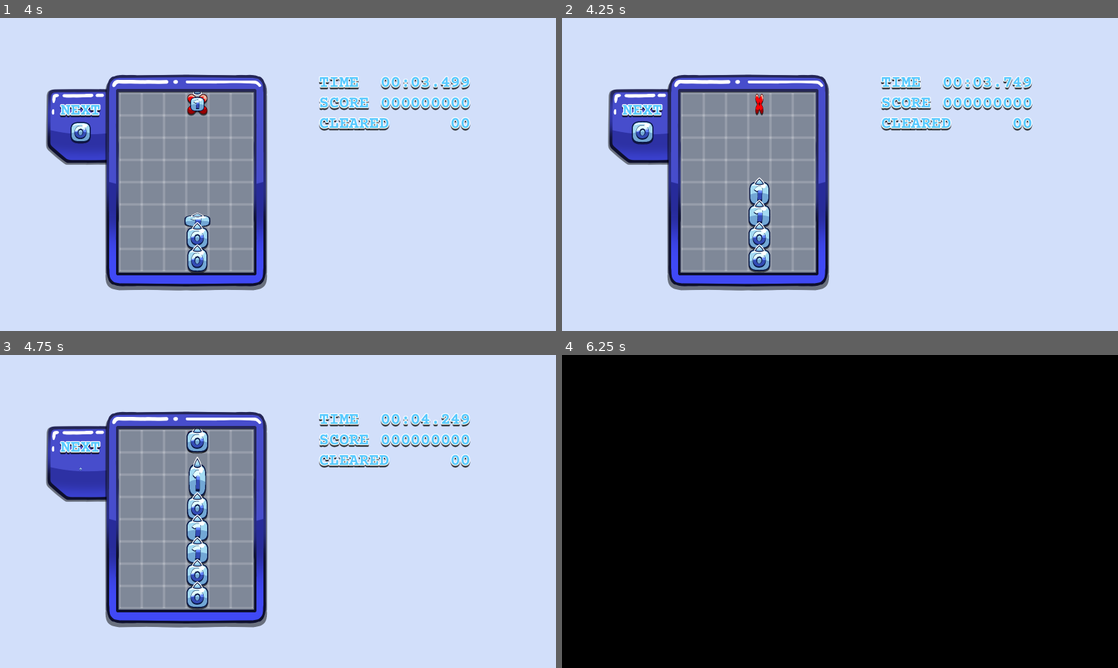
Above: before the commit, frames 1-4 (two rows, left to right).
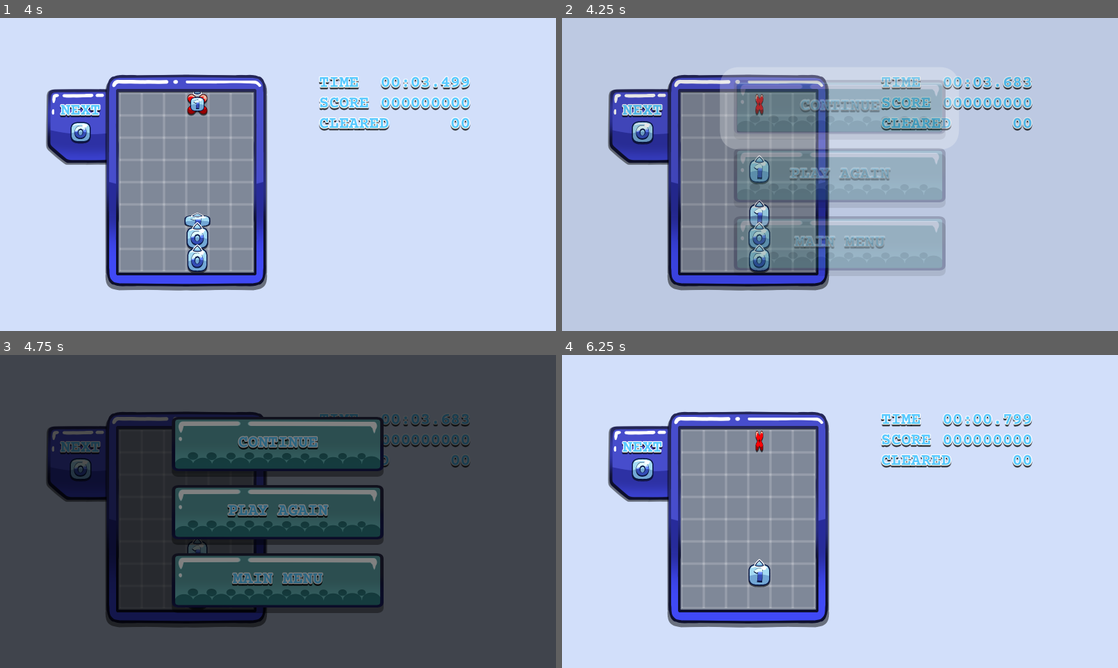
Above: after the commit, the same moments.

Repository: Kuma-Boo/cs-club-buster
Game: Godot game, scene res://scene/mode/endless.tscn
Two runs of this game, one before a commit and one after it. Both use one fixed random seed, a clock stepped at 60 frames per second and the inputs below.
Inputs:
- Up to frame 1 (4 s): tap Enter (ui_accept) at 0.5, 0.6, 0.77, 1.07, 1.35, 1.52, 1.82, 2.1, 2.85, 3.02, 3.32, 3.6, 3.77 s; hold Up (ui_up) 0.53-1.28 s; hold Down (ui_down) 1.28-2.03 s; hold Up (ui_up) 2.03-3.53 s; hold Down (ui_down) from 3.53 s (still down)
- Up to frame 2 (4.25 s): keep holding Down (ui_down); tap Enter (ui_accept) at 4.07 s; tap Escape (pause, bound only after the commit) at 4.15 s
- Up to frame 3 (4.75 s): keep holding Down (ui_down); tap Enter (ui_accept) at 4.35, 4.52 s
- Up to frame 4 (6.25 s): tap Enter (ui_accept) at 4.82, 5.1, 5.85, 6.02 s; release Down (ui_down) at 5.78 s; hold Up (ui_up) from 5.78 s (still down)

Frame 1 is identical in both runs. In frame 2, 21% of the frame differs, in the area x 8-85%, y 18-88%; in frame 3, 100%; in frame 4, 100%, in the area x 0-100%, y 0-100%.

Commit message:
Add Pause Menu

Diff:
--- a/project.godot
+++ b/project.godot
@@ -114,3 +114,9 @@
 , Object(InputEventJoypadButton,"resource_local_to_scene":false,"resource_name":"","device":1,"button_index":9,"pressure":0.0,"pressed":true,"script":null)
 ]
 }
+pause={
+"deadzone": 0.2,
+"events": [Object(InputEventKey,"resource_local_to_scene":false,"resource_name":"","device":-1,"window_id":0,"alt_pressed":false,"shift_pressed":false,"ctrl_pressed":false,"meta_pressed":false,"pressed":false,"keycode":0,"physical_keycode":4194305,"key_label":0,"unicode":0,"location":0,"echo":false,"script":null)
+, Object(InputEventJoypadButton,"resource_local_to_scene":false,"resource_name":"","device":-1,"button_index":6,"pressure":0.0,"pressed":true,"script":null)
+]
+}
--- a/scene/menu/result_menu.tscn
+++ b/scene/menu/result_menu.tscn
@@ -22,7 +22,7 @@
 tracks/1/type = "value"
 tracks/1/imported = false
 tracks/1/enabled = true
-tracks/1/path = NodePath("Rematch/Glow:visible")
+tracks/1/path = NodePath("Options/Rematch/Glow:visible")
 tracks/1/interp = 1
 tracks/1/loop_wrap = true
 tracks/1/keys = {
@@ -34,7 +34,7 @@
 tracks/2/type = "value"
 tracks/2/imported = false
 tracks/2/enabled = true
-tracks/2/path = NodePath("Rematch/Glow:modulate")
+tracks/2/path = NodePath("Options/Rematch/Glow:modulate")
 tracks/2/interp = 1
 tracks/2/loop_wrap = true
 tracks/2/keys = {
@@ -46,7 +46,7 @@
 tracks/3/type = "value"
 tracks/3/imported = false
 tracks/3/enabled = true
-tracks/3/path = NodePath("MainMenu/Glow:visible")
+tracks/3/path = NodePath("Options/MainMenu/Glow:visible")
 tracks/3/interp = 1
 tracks/3/loop_wrap = true
 tracks/3/keys = {
@@ -58,7 +58,7 @@
 tracks/4/type = "value"
 tracks/4/imported = false
 tracks/4/enabled = true
-tracks/4/path = NodePath("MainMenu/Glow:modulate")
+tracks/4/path = NodePath("Options/MainMenu/Glow:modulate")
 tracks/4/interp = 1
 tracks/4/loop_wrap = true
 tracks/4/keys = {
@@ -70,7 +70,7 @@
 tracks/5/type = "value"
 tracks/5/imported = false
 tracks/5/enabled = true
-tracks/5/path = NodePath("MainMenu/Glow:scale")
+tracks/5/path = NodePath("Options/MainMenu/Glow:scale")
 tracks/5/interp = 1
 tracks/5/loop_wrap = true
 tracks/5/keys = {
@@ -82,7 +82,7 @@
 tracks/6/type = "value"
 tracks/6/imported = false
 tracks/6/enabled = true
-tracks/6/path = NodePath("Rematch/Glow:scale")
+tracks/6/path = NodePath("Options/Rematch/Glow:scale")
 tracks/6/interp = 1
 tracks/6/loop_wrap = true
 tracks/6/keys = {
@@ -103,6 +103,54 @@
 "update": 0,
 "values": [Color(0, 0, 0, 0)]
 }
+tracks/8/type = "value"
+tracks/8/imported = false
+tracks/8/enabled = true
+tracks/8/path = NodePath("Options/Continue/Glow:visible")
+tracks/8/interp = 1
+tracks/8/loop_wrap = true
+tracks/8/keys = {
+"times": PackedFloat32Array(0),
+"transitions": PackedFloat32Array(1),
+"update": 1,
+"values": [false]
+}
+tracks/9/type = "value"
+tracks/9/imported = false
+tracks/9/enabled = true
+tracks/9/path = NodePath("Options/Continue/Glow:visible")
+tracks/9/interp = 1
+tracks/9/loop_wrap = true
+tracks/9/keys = {
+"times": PackedFloat32Array(0.001),
+"transitions": PackedFloat32Array(1),
+"update": 1,
+"values": [false]
+}
+tracks/10/type = "value"
+tracks/10/imported = false
+tracks/10/enabled = true
+tracks/10/path = NodePath("Options/Continue/Glow:modulate")
+tracks/10/interp = 1
+tracks/10/loop_wrap = true
+tracks/10/keys = {
+"times": PackedFloat32Array(0),
+"transitions": PackedFloat32Array(1),
+"update": 0,
+"values": [Color(1, 1, 1, 1)]
+}
+tracks/11/type = "value"
+tracks/11/imported = false
+tracks/11/enabled = true
+tracks/11/path = NodePath("Options/Continue/Glow:scale")
+tracks/11/interp = 1
+tracks/11/loop_wrap = true
+tracks/11/keys = {
+"times": PackedFloat32Array(0),
+"transitions": PackedFloat32Array(1),
+"update": 0,
+"values": [Vector2(1, 1)]
+}
 
 [sub_resource type="Animation" id="Animation_4rjoa"]
 resource_name = "select"
@@ -111,7 +159,7 @@
 tracks/0/type = "value"
 tracks/0/imported = false
 tracks/0/enabled = true
-tracks/0/path = NodePath("Rematch/Glow:modulate")
+tracks/0/path = NodePath("Options/Rematch/Glow:modulate")
 tracks/0/interp = 1
 tracks/0/loop_wrap = true
 tracks/0/keys = {
@@ -123,7 +171,7 @@
 tracks/1/type = "value"
 tracks/1/imported = false
 tracks/1/enabled = true
-tracks/1/path = NodePath("MainMenu/Glow:modulate")
+tracks/1/path = NodePath("Options/MainMenu/Glow:modulate")
 tracks/1/interp = 1
 tracks/1/loop_wrap = true
 tracks/1/keys = {
@@ -135,7 +183,7 @@
 tracks/2/type = "value"
 tracks/2/imported = false
 tracks/2/enabled = true
-tracks/2/path = NodePath("MainMenu/Glow:scale")
+tracks/2/path = NodePath("Options/MainMenu/Glow:scale")
 tracks/2/interp = 1
 tracks/2/loop_wrap = true
 tracks/2/keys = {
@@ -147,7 +195,7 @@
 tracks/3/type = "value"
 tracks/3/imported = false
 tracks/3/enabled = true
-tracks/3/path = NodePath("Rematch/Glow:scale")
+tracks/3/path = NodePath("Options/Rematch/Glow:scale")
 tracks/3/interp = 1
 tracks/3/loop_wrap = true
 tracks/3/keys = {
@@ -190,7 +238,7 @@
 tracks/0/type = "value"
 tracks/0/imported = false
 tracks/0/enabled = true
-tracks/0/path = NodePath("Rematch/Glow:visible")
+tracks/0/path = NodePath("Options/Continue/Glow:visible")
 tracks/0/interp = 1
 tracks/0/loop_wrap = true
 tracks/0/keys = {
@@ -202,7 +250,7 @@
 tracks/1/type = "value"
 tracks/1/imported = false
 tracks/1/enabled = true
-tracks/1/path = NodePath("Rematch/Glow:modulate")
+tracks/1/path = NodePath("Options/Continue/Glow:modulate")
 tracks/1/interp = 1
 tracks/1/loop_wrap = true
 tracks/1/keys = {
@@ -214,10 +262,22 @@
 tracks/2/type = "value"
 tracks/2/imported = false
 tracks/2/enabled = true
-tracks/2/path = NodePath("MainMenu/Glow:visible")
+tracks/2/path = NodePath("Options/Rematch/Glow:visible")
 tracks/2/interp = 1
 tracks/2/loop_wrap = true
 tracks/2/keys = {
+"times": PackedFloat32Array(0),
+"transitions": PackedFloat32Array(1),
+"update": 1,
+"values": [false]
+}
+tracks/3/type = "value"
+tracks/3/imported = false
+tracks/3/enabled = true
+tracks/3/path = NodePath("Options/MainMenu/Glow:visible")
+tracks/3/interp = 1
+tracks/3/loop_wrap = true
+tracks/3/keys = {
 "times": PackedFloat32Array(0),
 "transitions": PackedFloat32Array(1),
 "update": 1,
@@ -231,7 +291,7 @@
 tracks/0/type = "value"
 tracks/0/imported = false
 tracks/0/enabled = true
-tracks/0/path = NodePath("MainMenu/Glow:visible")
+tracks/0/path = NodePath("Options/Rematch/Glow:visible")
 tracks/0/interp = 1
 tracks/0/loop_wrap = true
 tracks/0/keys = {
@@ -243,7 +303,7 @@
 tracks/1/type = "value"
 tracks/1/imported = false
 tracks/1/enabled = true
-tracks/1/path = NodePath("MainMenu/Glow:modulate")
+tracks/1/path = NodePath("Options/Rematch/Glow:modulate")
 tracks/1/interp = 1
 tracks/1/loop_wrap = true
 tracks/1/keys = {
@@ -255,10 +315,22 @@
 tracks/2/type = "value"
 tracks/2/imported = false
 tracks/2/enabled = true
-tracks/2/path = NodePath("Rematch/Glow:visible")
+tracks/2/path = NodePath("Options/MainMenu/Glow:visible")
 tracks/2/interp = 1
 tracks/2/loop_wrap = true
 tracks/2/keys = {
+"times": PackedFloat32Array(0),
+"transitions": PackedFloat32Array(1),
+"update": 1,
+"values": [false]
+}
+tracks/3/type = "value"
+tracks/3/imported = false
+tracks/3/enabled = true
+tracks/3/path = NodePath("Options/Continue/Glow:visible")
+tracks/3/interp = 1
+tracks/3/loop_wrap = true
+tracks/3/keys = {
 "times": PackedFloat32Array(0),
 "transitions": PackedFloat32Array(1),
 "update": 1,
@@ -281,22 +353,53 @@
 "update": 0,
 "values": [Color(1, 1, 1, 0), Color(1, 1, 1, 1)]
 }
+tracks/1/type = "method"
+tracks/1/imported = false
+tracks/1/enabled = true
+tracks/1/path = NodePath(".")
+tracks/1/interp = 1
+tracks/1/loop_wrap = true
+tracks/1/keys = {
+"times": PackedFloat32Array(0.2),
+"transitions": PackedFloat32Array(1),
+"values": [{
+"args": [],
+"method": &"on_menu_shown"
+}]
+}
+
+[sub_resource type="Animation" id="Animation_fii8v"]
+resource_name = "select-2"
+loop_mode = 1
+step = 0.1
+tracks/0/type = "value"
+tracks/0/imported = false
+tracks/0/enabled = true
+tracks/0/path = NodePath("Options/MainMenu/Glow:visible")
+tracks/0/interp = 1
+tracks/0/loop_wrap = true
+tracks/0/keys = {
+"times": PackedFloat32Array(0),
+"transitions": PackedFloat32Array(1),
+"update": 1,
+"values": [true]
+}
 tracks/1/type = "value"
 tracks/1/imported = false
 tracks/1/enabled = true
-tracks/1/path = NodePath("Rematch/Glow:modulate")
+tracks/1/path = NodePath("Options/MainMenu/Glow:modulate")
 tracks/1/interp = 1
 tracks/1/loop_wrap = true
 tracks/1/keys = {
-"times": PackedFloat32Array(0, 0.2),
-"transitions": PackedFloat32Array(1, 1),
-"update": 0,
-"values": [Color(1, 1, 1, 0), Color(1, 1, 1, 1)]
+"times": PackedFloat32Array(0, 0.5, 1),
+"transitions": PackedFloat32Array(1, 1, 1),
+"update": 0,
+"values": [Color(1, 1, 1, 1), Color(1, 1, 1, 0), Color(1, 1, 1, 1)]
 }
 tracks/2/type = "value"
 tracks/2/imported = false
 tracks/2/enabled = true
-tracks/2/path = NodePath("MainMenu/Glow:visible")
+tracks/2/path = NodePath("Options/Rematch/Glow:visible")
 tracks/2/interp = 1
 tracks/2/loop_wrap = true
 tracks/2/keys = {
@@ -304,6 +407,59 @@
 "transitions": PackedFloat32Array(1),
 "update": 1,
 "values": [false]
+}
+tracks/3/type = "value"
+tracks/3/imported = false
+tracks/3/enabled = true
+tracks/3/path = NodePath("Options/Continue/Glow:visible")
+tracks/3/interp = 1
+tracks/3/loop_wrap = true
+tracks/3/keys = {
+"times": PackedFloat32Array(0),
+"transitions": PackedFloat32Array(1),
+"update": 1,
+"values": [false]
+}
+
+[sub_resource type="Animation" id="Animation_tkmqr"]
+resource_name = "hide"
+length = 0.5
+step = 0.1
+tracks/0/type = "value"
+tracks/0/imported = false
+tracks/0/enabled = true
+tracks/0/path = NodePath("Options/Continue/Glow:modulate")
+tracks/0/interp = 1
+tracks/0/loop_wrap = true
+tracks/0/keys = {
+"times": PackedFloat32Array(0, 0.2),
+"transitions": PackedFloat32Array(1, 1),
+"update": 0,
+"values": [Color(1, 1, 1, 1), Color(1, 1, 1, 0)]
+}
+tracks/1/type = "value"
+tracks/1/imported = false
+tracks/1/enabled = true
+tracks/1/path = NodePath("Options/Continue/Glow:scale")
+tracks/1/interp = 1
+tracks/1/loop_wrap = true
+tracks/1/keys = {
+"times": PackedFloat32Array(0, 0.1),
+"transitions": PackedFloat32Array(0.5, 1),
+"update": 0,
+"values": [Vector2(1, 1), Vector2(1.1, 1.1)]
+}
+tracks/2/type = "value"
+tracks/2/imported = false
+tracks/2/enabled = true
+tracks/2/path = NodePath(".:modulate")
+tracks/2/interp = 1
+tracks/2/loop_wrap = true
+tracks/2/keys = {
+"times": PackedFloat32Array(0, 0.2),
+"transitions": PackedFloat32Array(1, 1),
+"update": 0,
+"values": [Color(1, 1, 1, 1), Color(1, 1, 1, 0)]
 }
 tracks/3/type = "method"
 tracks/3/imported = false
@@ -316,20 +472,23 @@
 "transitions": PackedFloat32Array(1),
 "values": [{
 "args": [],
-"method": &"on_menu_shown"
+"method": &"unpause"
 }]
 }
 
 [sub_resource type="AnimationLibrary" id="AnimationLibrary_n8md4"]
 _data = {
 &"RESET": SubResource("Animation_n8md4"),
+&"hide": SubResource("Animation_tkmqr"),
 &"select": SubResource("Animation_4rjoa"),
 &"select-0": SubResource("Animation_sxu1c"),
 &"select-1": SubResource("Animation_8p48u"),
+&"select-2": SubResource("Animation_fii8v"),
 &"show": SubResource("Animation_wcewc")
 }
 
-[node name="ResultMenu" type="Control" node_paths=PackedStringArray("animator")]
+[node name="ResultMenu" type="Control" node_paths=PackedStringArray("animator", "continue_option")]
+process_mode = 3
 modulate = Color(1, 1, 1, 0)
 z_index = 100
 z_as_relative = false
@@ -341,6 +500,7 @@
 grow_vertical = 2
 script = ExtResource("1_wcewc")
 animator = NodePath("AnimationPlayer")
+continue_option = NodePath("Options/Continue")
 
 [node name="ColorRect" type="ColorRect" parent="."]
 layout_mode = 1
@@ -351,19 +511,23 @@
 grow_vertical = 2
 color = Color(0, 0, 0, 0.39215687)
 
-[node name="Rematch" type="Control" parent="."]
-layout_mode = 1
-anchors_preset = 5
+[node name="Options" type="VBoxContainer" parent="."]
+layout_mode = 1
+anchors_preset = 13
 anchor_left = 0.5
 anchor_right = 0.5
+anchor_bottom = 1.0
 offset_left = -320.0
-offset_top = 248.0
 offset_right = 320.0
-offset_bottom = 440.0
-grow_horizontal = 2
-pivot_offset = Vector2(320, 96)
-
-[node name="Shadow" type="TextureRect" parent="Rematch"]
+grow_horizontal = 2
+grow_vertical = 2
+alignment = 1
+
+[node name="Continue" type="Control" parent="Options"]
+custom_minimum_size = Vector2(640, 192)
+layout_mode = 2
+
+[node name="Shadow" type="TextureRect" parent="Options/Continue"]
 modulate = Color(0, 0, 0, 0.39215687)
 z_index = -1
 layout_mode = 1
@@ -377,7 +541,8 @@
 texture = ExtResource("2_cv8do")
 expand_mode = 1
 
-[node name="Glow" type="NinePatchRect" parent="Rematch"]
+[node name="Glow" type="NinePatchRect" parent="Options/Continue"]
+visible = false
 z_index = 1
 layout_mode = 1
 anchors_preset = 15
@@ -396,7 +561,7 @@
 patch_margin_right = 128
 patch_margin_bottom = 128
 
-[node name="MenuButton" type="TextureRect" parent="Rematch"]
+[node name="MenuButton" type="TextureRect" parent="Options/Continue"]
 layout_mode = 1
 anchors_preset = 15
 anchor_right = 1.0
@@ -406,31 +571,23 @@
 texture = ExtResource("2_cv8do")
 expand_mode = 1
 
-[node name="Label" type="Label" parent="Rematch/MenuButton"]
-layout_mode = 1
-anchors_preset = 15
-anchor_right = 1.0
-anchor_bottom = 1.0
-grow_horizontal = 2
-grow_vertical = 2
-text = "PLAY AGAIN"
+[node name="Label" type="Label" parent="Options/Continue/MenuButton"]
+layout_mode = 1
+anchors_preset = 15
+anchor_right = 1.0
+anchor_bottom = 1.0
+grow_horizontal = 2
+grow_vertical = 2
+text = "CONTINUE"
 label_settings = ExtResource("3_sxu1c")
 horizontal_alignment = 1
 vertical_alignment = 1
 
-[node name="MainMenu" type="Control" parent="."]
-layout_mode = 1
-anchors_preset = 5
-anchor_left = 0.5
-anchor_right = 0.5
-offset_left = -320.0
-offset_top = 504.0
-offset_right = 320.0
-offset_bottom = 696.0
-grow_horizontal = 2
-pivot_offset = Vector2(320, 96)
-
-[node name="Shadow" type="TextureRect" parent="MainMenu"]
+[node name="Rematch" type="Control" parent="Options"]
+custom_minimum_size = Vector2(640, 192)
+layout_mode = 2
+
+[node name="Shadow" type="TextureRect" parent="Options/Rematch"]
 modulate = Color(0, 0, 0, 0.39215687)
 z_index = -1
 layout_mode = 1
@@ -444,8 +601,7 @@
 texture = ExtResource("2_cv8do")
 expand_mode = 1
 
-[node name="Glow" type="NinePatchRect" parent="MainMenu"]
-visible = false
+[node name="Glow" type="NinePatchRect" parent="Options/Rematch"]
 z_index = 1
 layout_mode = 1
 anchors_preset = 15
@@ -464,7 +620,7 @@
 patch_margin_right = 128
 patch_margin_bottom = 128
 
-[node name="MenuButton" type="TextureRect" parent="MainMenu"]
+[node name="MenuButton" type="TextureRect" parent="Options/Rematch"]
 layout_mode = 1
 anchors_preset = 15
 anchor_right = 1.0
@@ -474,7 +630,67 @@
 texture = ExtResource("2_cv8do")
 expand_mode = 1
 
-[node name="Label" type="Label" parent="MainMenu/MenuButton"]
+[node name="Label" type="Label" parent="Options/Rematch/MenuButton"]
+layout_mode = 1
+anchors_preset = 15
+anchor_right = 1.0
+anchor_bottom = 1.0
+grow_horizontal = 2
+grow_vertical = 2
+text = "PLAY AGAIN"
+label_settings = ExtResource("3_sxu1c")
+horizontal_alignment = 1
+vertical_alignment = 1
+
+[node name="MainMenu" type="Control" parent="Options"]
+custom_minimum_size = Vector2(640, 192)
+layout_mode = 2
+
+[node name="Shadow" type="TextureRect" parent="Options/MainMenu"]
+modulate = Color(0, 0, 0, 0.39215687)
+z_index = -1
+layout_mode = 1
+anchors_preset = 15
+anchor_right = 1.0
+anchor_bottom = 1.0
+offset_top = 16.0
+offset_bottom = 16.0
+grow_horizontal = 2
+grow_vertical = 2
+texture = ExtResource("2_cv8do")
+expand_mode = 1
+
+[node name="Glow" type="NinePatchRect" parent="Options/MainMenu"]
+visible = false
+z_index = 1
+layout_mode = 1
+anchors_preset = 15
+anchor_right = 1.0
+anchor_bottom = 1.0
+offset_left = -40.0
+offset_top = -56.0
+offset_right = 40.0
+offset_bottom = 56.0
+grow_horizontal = 2
+grow_vertical = 2
+pivot_offset = Vector2(360, 152)
+texture = ExtResource("4_sxu1c")
+patch_margin_left = 128
+patch_margin_top = 128
+patch_margin_right = 128
+patch_margin_bottom = 128
+
+[node name="MenuButton" type="TextureRect" parent="Options/MainMenu"]
+layout_mode = 1
+anchors_preset = 15
+anchor_right = 1.0
+anchor_bottom = 1.0
+grow_horizontal = 2
+grow_vertical = 2
+texture = ExtResource("2_cv8do")
+expand_mode = 1
+
+[node name="Label" type="Label" parent="Options/MainMenu/MenuButton"]
 layout_mode = 1
 anchors_preset = 15
 anchor_right = 1.0
--- a/script/menu/result_menu.gd
+++ b/script/menu/result_menu.gd
@@ -3,33 +3,49 @@
 static var instance : ResultMenu
 
 @export var animator : AnimationPlayer
+@export var continue_option : Control
 var is_processing_menu : bool
 var current_selection : int = 0
 var previous_input_sign : int
 var activation_timer : float
 var use_activation_timer : bool
+var is_pause_menu : bool
+var allow_pausing : bool = true
 
 func _enter_tree() -> void:
 	instance = self
 	activation_timer = 0
 
+func _exit_tree() -> void:
+	get_tree().paused = false
+
 func _process(_delta: float) -> void:
+	print(allow_pausing)
 	if !is_processing_menu:
 		if use_activation_timer:
 			activation_timer = move_toward(activation_timer, 0, get_process_delta_time())
 			if is_zero_approx(activation_timer):
 				show_menu()
+
+		if allow_pausing && Input.is_action_just_pressed("pause"):
+			is_pause_menu = true
+			show_menu()
 		return
 
 	var input_sign : int = sign(Input.get_axis("ui_up", "ui_down"))
 	if input_sign != previous_input_sign:
 		previous_input_sign = input_sign
 		current_selection += input_sign
-		current_selection = clamp(current_selection, 0, 1)
+		current_selection = clamp(current_selection, 0, 2)
+		if !is_pause_menu:
+			current_selection = max(current_selection, 1)
 		animator.play("select-" + str(current_selection))
 
 	if Input.is_action_just_pressed("ui_accept"):
-		animator.play("select")
+		if current_selection == 0:
+			animator.play("hide")
+		else:
+			animator.play("select")
 		is_processing_menu = false
 
 func show_menu_with_delay(time : float) -> void:
@@ -37,14 +53,27 @@
 	use_activation_timer = true
 
 func show_menu() -> void:
+	continue_option.visible = is_pause_menu;
+	current_selection = 0 if is_pause_menu else 1
+	animator.play("RESET")
+	animator.advance(0.0)
+	animator.play("select-" + str(current_selection))
+	animator.advance(0.0)
 	animator.play("show")
+	allow_pausing = false
 	use_activation_timer = false
+	get_tree().paused = true
 
 func on_menu_shown() -> void:
 	is_processing_menu = true
 
+func unpause() -> void:
+	is_pause_menu = false
+	allow_pausing = true
+	get_tree().paused = false
+
 func load_scenes() -> void:
-	if current_selection == 0:
+	if current_selection == 1:
 		get_tree().reload_current_scene()
 	else:
 		get_tree().change_scene_to_file("uid://58q5jdrm3e8w") # Load the main menu
Not shown: 1 places in scene/menu/result_menu.tscn that only renumber resources
